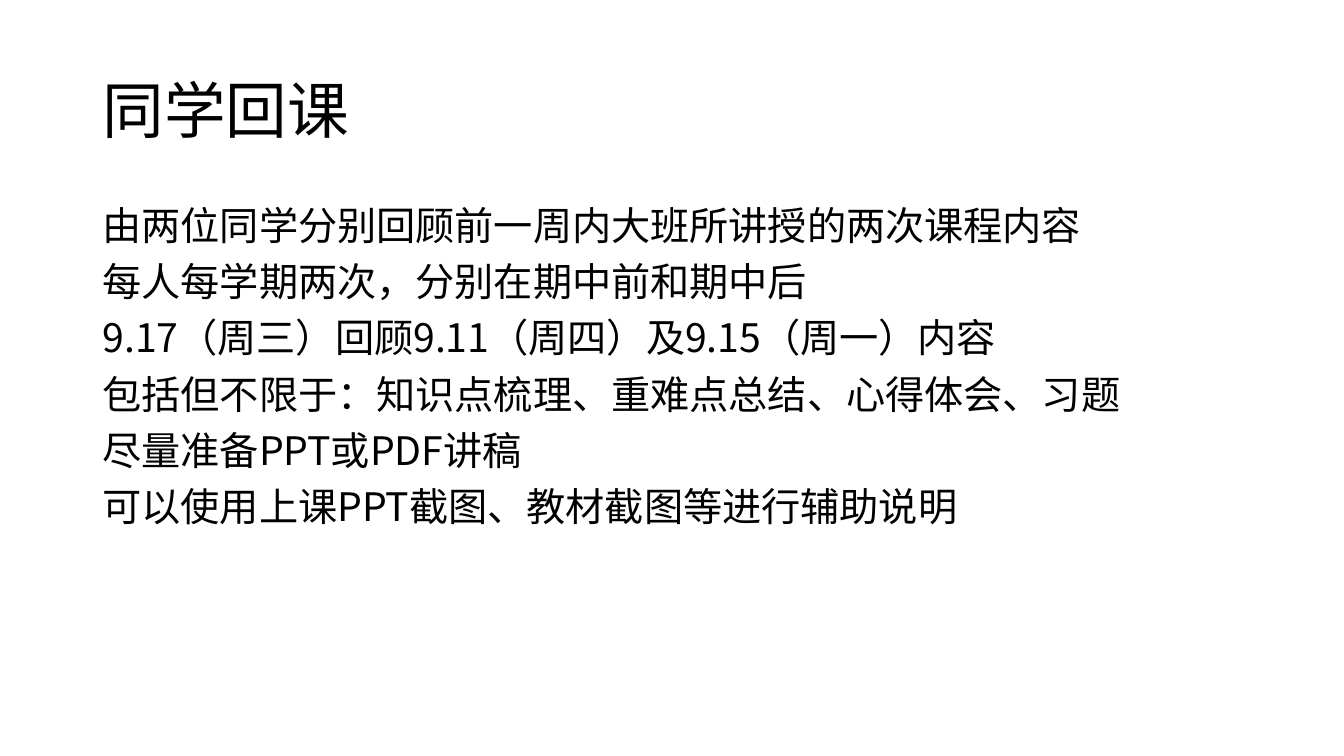
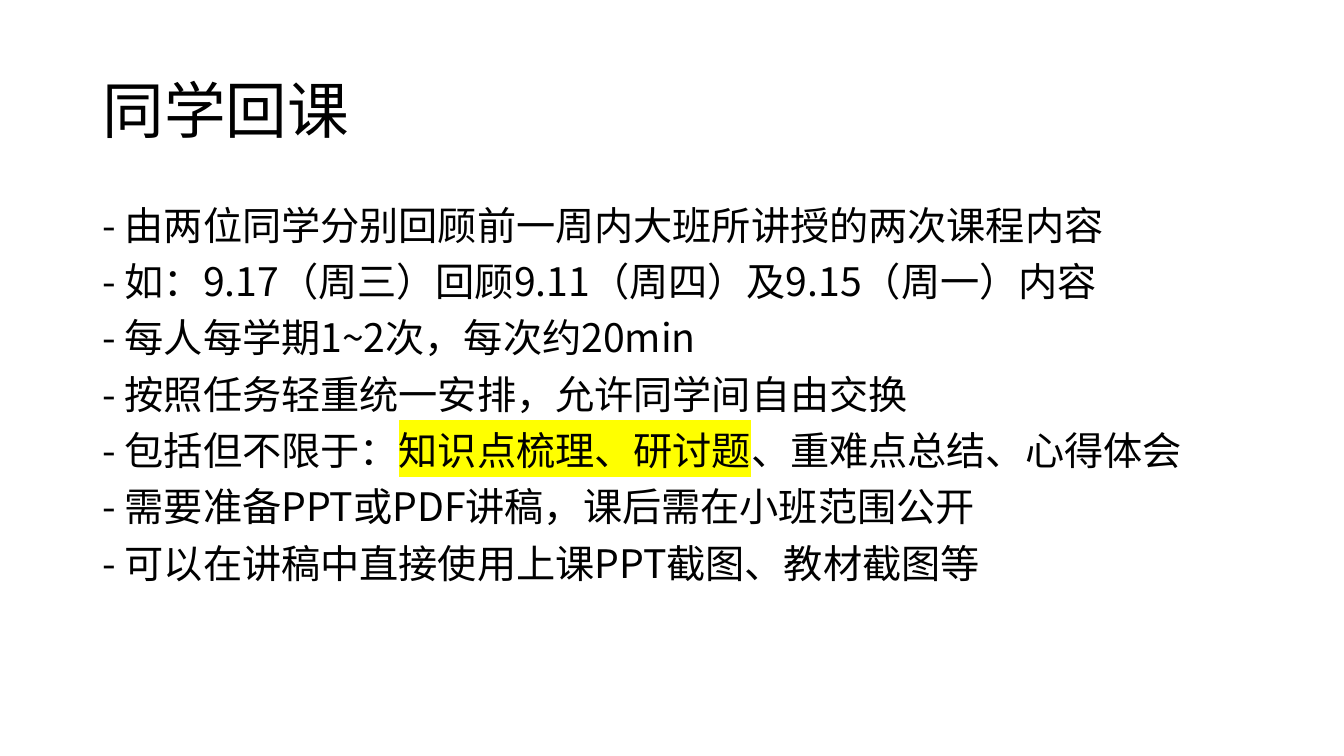
Before and after one commit to zsLiuZian/ics25, a slide deck: slide 13 of resource/seminar/Week1.pptx (slide 10 before the commit). Drawn at 1344x756 pixels with LibreOffice and Linux fonts; fonts in the diff are those of the drawing. Boxes give left, top, right and bottom in pixels: in the first picture for what was removed or moved away, otherwise in the second. Text is boxed around its words. In the diff, an @@ line names an element or a change of style, - is before the commit and + after.

```diff
--- a/resource/seminar/Week1.pptx
+++ b/resource/seminar/Week1.pptx
@@ text at (x1=125, y1=207, x2=1182, y2=582): text changed @@
-由两位同学分别回顾前一周内大班所讲授的两次课程内容
-每人每学期两次，分别在期中前和期中后
-9.17（周三）回顾9.11（周四）及9.15（周一）内容
-包括但不限于：知识点梳理、重难点总结、心得体会、习题
-尽量准备PPT或PDF讲稿
-可以使用上课PPT截图、教材截图等进行辅助说明
+- 由两位同学分别回顾前一周内大班所讲授的两次课程内容
+- 如：9.17（周三）回顾9.11（周四）及9.15（周一）内容
+- 每人每学期1~2次，每次约20min
+- 按照任务轻重统一安排，允许同学间自由交换
+- 包括但不限于：知识点梳理、研讨题、重难点总结、心得体会
+- 需要准备PPT或PDF讲稿，课后需在小班范围公开
+- 可以在讲稿中直接使用上课PPT截图、教材截图等
```
Also in this commit, not shown: 8 other slides changed, 33 slides added, 4 other files.
